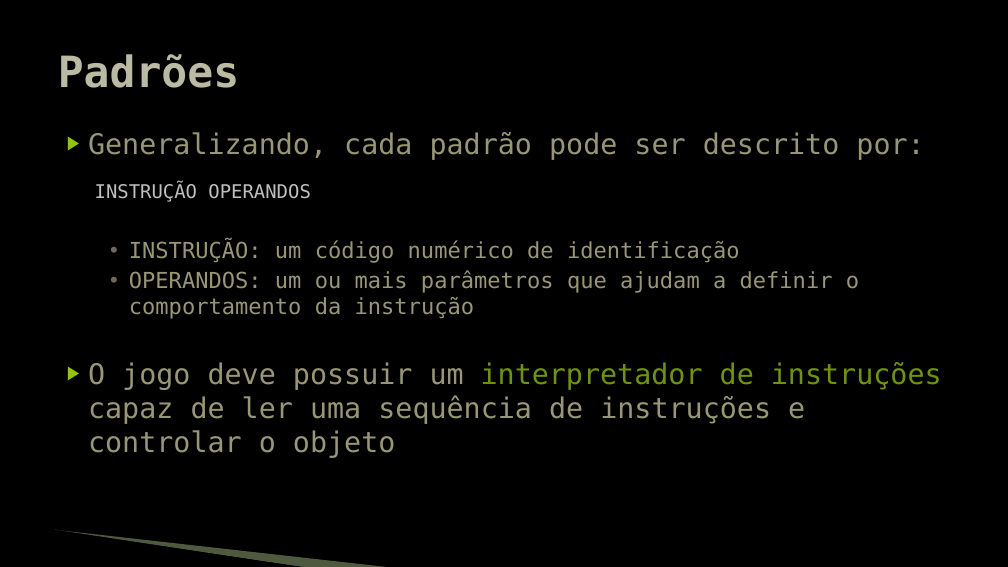
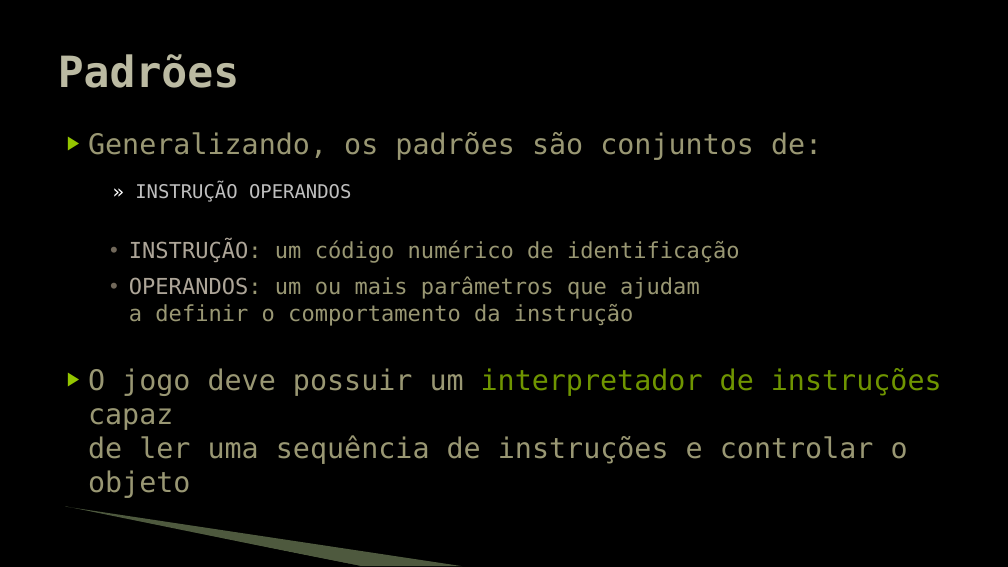
Before and after one commit to JudsonSS/Jogos, a slide deck: slide 5 of Slides/27. Padrões e Scripts.pptx. Drawn at 1008x567 pixels with LibreOffice and Linux fonts; fonts in the diff are those of the drawing; background and template pictures are left out. Boxes give left, top, right and bottom in pixels: in the first picture for what was removed or moved away, otherwise in the second. Text is boxed around its words. In the diff, an @@ line names an element or a change of style, - is before the commit and + after.

```diff
--- a/Slides/27. Padrões e Scripts.pptx
+++ b/Slides/27. Padrões e Scripts.pptx
@@ text at box(88, 132, 822, 160): text changed @@
-▶ Generalizando, cada padrão pode ser descrito por:
+▶ Generalizando, os padrões são conjuntos de:
@@ text at box(135, 184, 351, 202): text changed @@
-INSTRUÇÃO OPERANDOS
+» INSTRUÇÃO OPERANDOS
@@ text at box(129, 240, 740, 326): text colour #999773 to #ADA598 in "INSTRUÇÃO:", "OPERANDOS:"; more space between paragraphs @@
@@ freeform shape: place and size @@
-freeform shape at box(54, 531, 306, 567)
+freeform shape at box(64, 508, 360, 566)
@@ freeform shape: place and size @@
-freeform shape at box(55, 530, 393, 567)
+freeform shape at box(66, 507, 463, 566)
```
Also in this commit, not shown: 7 other slides changed.
